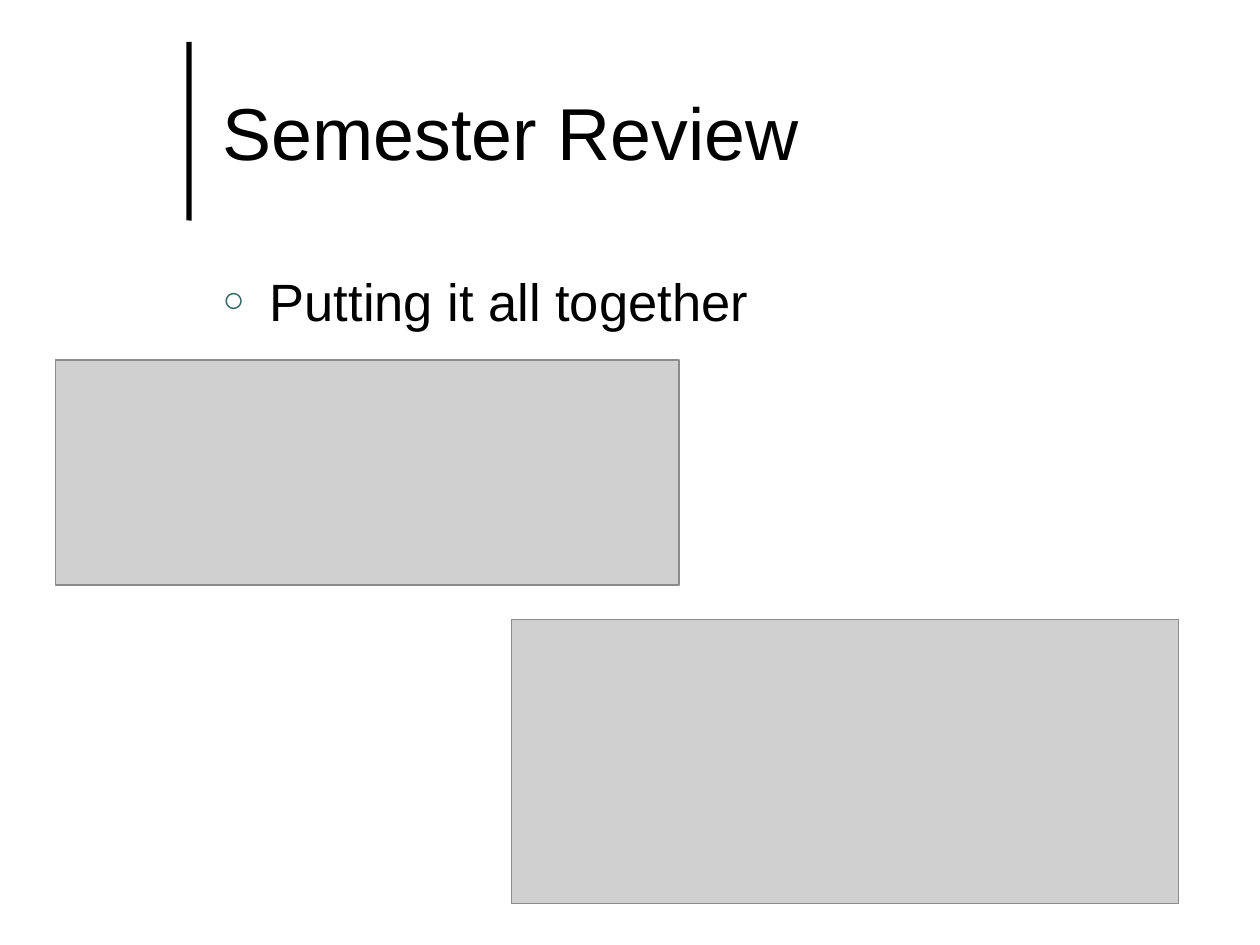
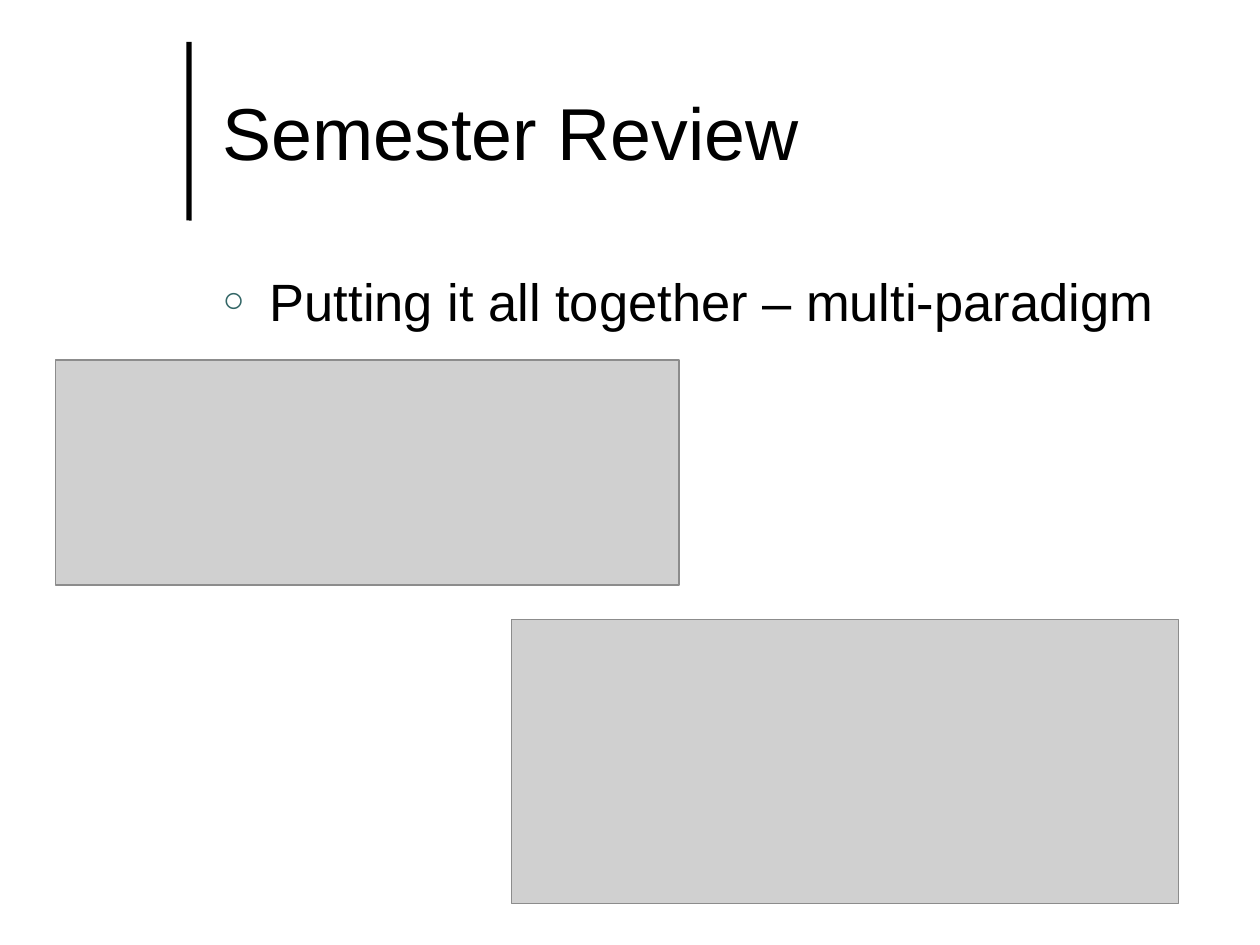
Before and after one commit to lutzhamel/CSC493, a slide deck: slide 8 of notes/csc493-ln018.pptx. Drawn at 1260x945 pixels with LibreOffice and Linux fonts; fonts in the diff are those of the drawing; grey boxes stand for pictures; background and template pictures are left out. Boxes give left, top, right and bottom in pixels: in the first picture for what was removed or moved away, otherwise in the second. Text is boxed around its words. In the diff, an @@ line names an element or a change of style, - is before the commit and + after.

```diff
--- a/notes/csc493-ln018.pptx
+++ b/notes/csc493-ln018.pptx
@@ text at bbox=[270, 283, 1153, 332]: text changed @@
-○ Putting it all together
+○ Putting it all together – multi-paradigm
```
Also in this commit, not shown: 1 slide added, 3 other files.
